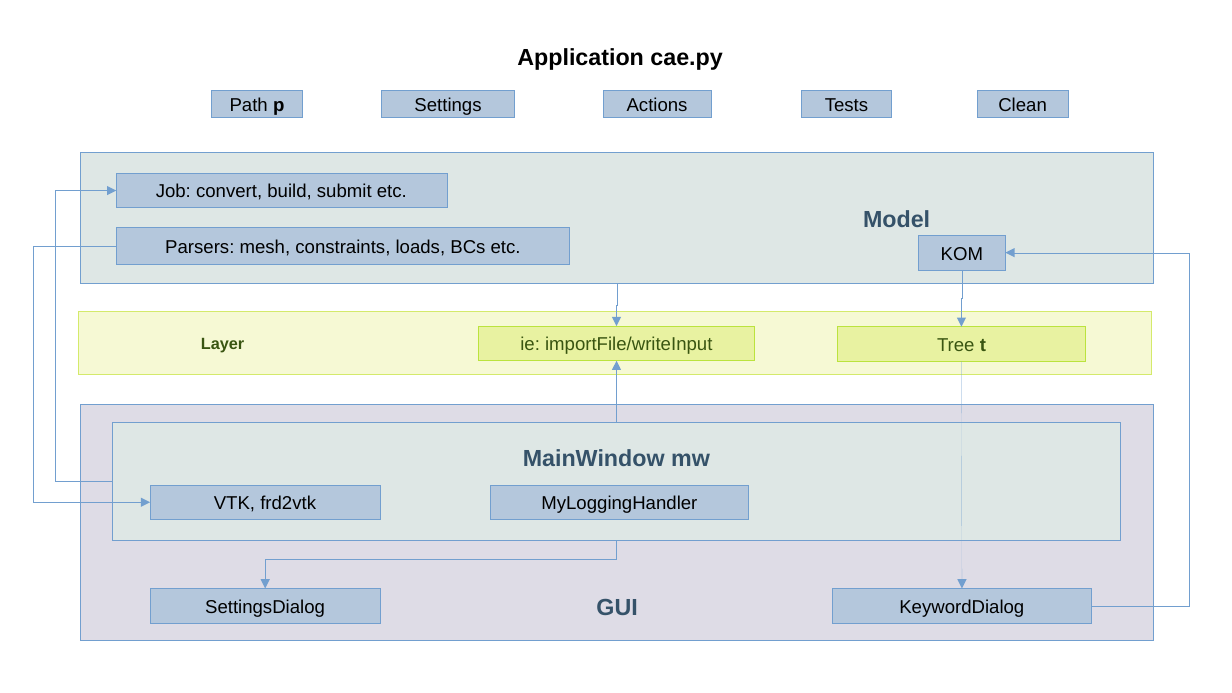
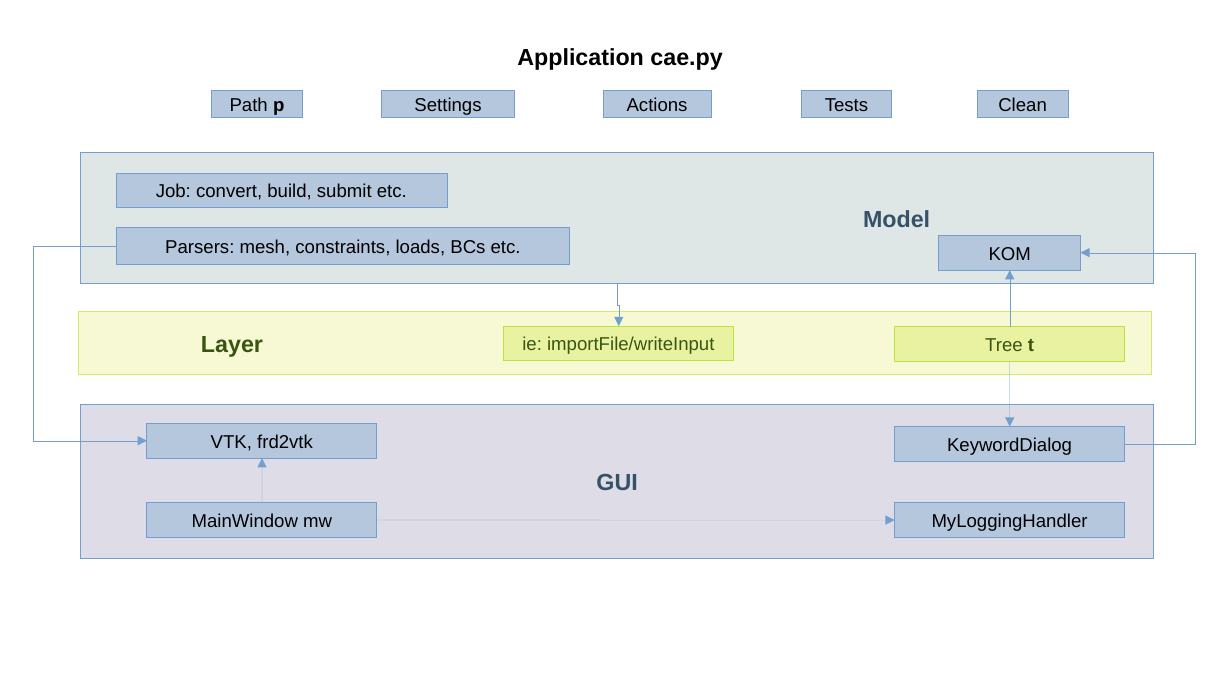
Before and after one commit to calculix/cae, a slide deck: slide 1 of architecture.odp. Drawn at 1232x693 pixels with LibreOffice and Linux fonts; fonts in the diff are those of the drawing. Boxes give left, top, right and bottom in pixels: in the first picture for what was removed or moved away, otherwise in the second. Text is boxed around its words. In the diff, an @@ line names an element or a change of style, - is before the commit and + after.

```diff
--- a/architecture.odp
+++ b/architecture.odp
@@ elbow arrow removed from (113, 482) to (116, 191) @@
@@ rectangle "KOM": place and size @@
-rectangle "KOM" at (919, 236, 1006, 271)
+rectangle "KOM" at (939, 236, 1081, 271)
@@ elbow arrow moved from (116, 246) - (150, 503) to (116, 246) - (146, 440) @@
@@ elbow arrow moved from (1092, 606) - (1006, 253) to (1125, 444) - (1081, 253) @@
@@ elbow arrow (617, 284) - (619, 326): route changed @@
@@ elbow arrow moved from (963, 271) - (961, 326) to (1011, 326) - (1011, 271) @@
@@ rectangle "Layer" at (78, 312, 1152, 375): size 10.5 to 15 pt @@
@@ rectangle "ie: importFile/writeInput": place and size @@
-rectangle "ie: importFile/writeInput" at (478, 326, 756, 361)
+rectangle "ie: importFile/writeInput" at (504, 326, 735, 361)
@@ rectangle "Tree t": place and size @@
-rectangle "Tree t" at (837, 326, 1086, 361)
+rectangle "Tree t" at (895, 326, 1126, 361)
@@ elbow arrow removed from (617, 423) to (617, 361) @@
@@ arrow removed from (961, 361) to (963, 589) @@
@@ arrow added from (1011, 361) to (1011, 427), #729FCF 0 pt @@
@@ rectangle "GUI": place and size @@
-rectangle "GUI" at (80, 405, 1154, 641)
+rectangle "GUI" at (80, 405, 1154, 559)
@@ rectangle "VTK, frd2vtk": place and size @@
-rectangle "VTK, frd2vtk" at (150, 485, 380, 520)
+rectangle "VTK, frd2vtk" at (146, 424, 377, 458)
@@ rectangle "KeywordDialog": place and size @@
-rectangle "KeywordDialog" at (833, 589, 1092, 624)
+rectangle "KeywordDialog" at (895, 427, 1126, 462)
@@ arrow added from (262, 503) to (262, 458), #729FCF 0 pt @@
@@ rectangle "MainWindow mw": place and size @@
-rectangle "MainWindow mw" at (113, 423, 1121, 540)
+rectangle "MainWindow mw" at (146, 503, 377, 538)
@@ rectangle "MainWindow mw" at (146, 503, 377, 538): size 15 to 12 pt, text colour #355269 to #000000, bold off; vertical alignment top to middle; fill #DEE7E5 to #B4C7DC @@
@@ rectangle "MyLoggingHandler": place and size @@
-rectangle "MyLoggingHandler" at (491, 485, 750, 520)
+rectangle "MyLoggingHandler" at (895, 503, 1126, 538)
@@ arrow added from (377, 520) to (895, 520), #729FCF 0 pt @@
@@ elbow arrow removed from (617, 541) to (265, 589) @@
@@ rectangle removed at (151, 589, 381, 624) @@
-SettingsDialog
```
Also in this commit, not shown: 2 slides added, 19 other files.
